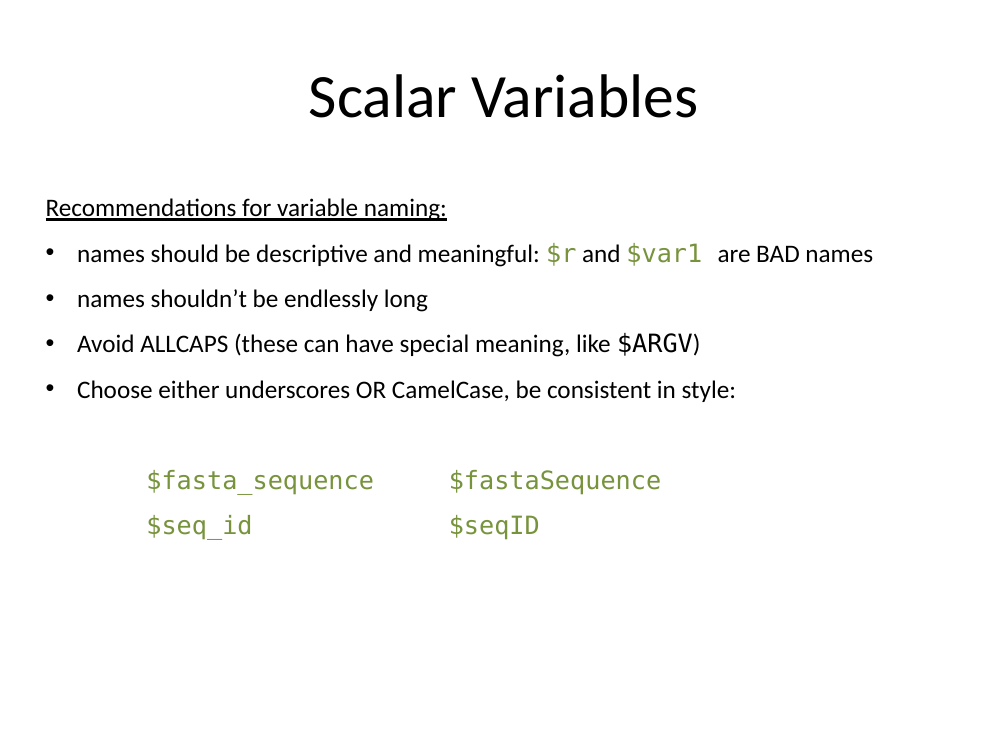
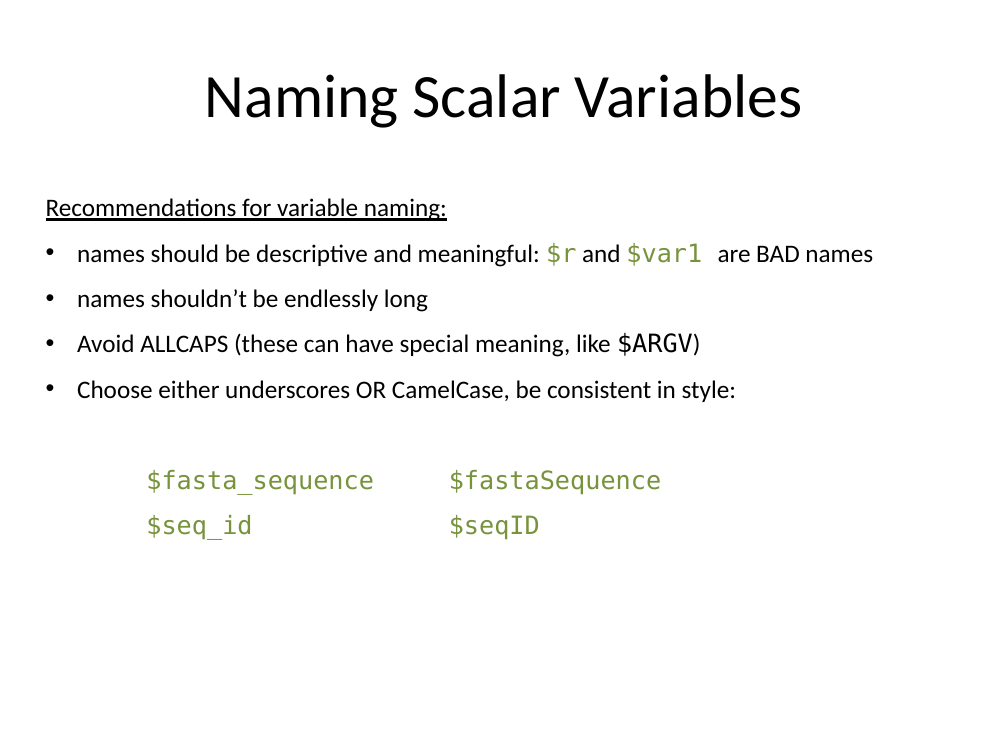
Before and after one commit to kbseah/perlcourse2017, a slide deck: slide 40 of Day1-1_JWI/Day1_intro_scalars_regex.pptx (slide 38 before the commit). Drawn at 1008x756 pixels with LibreOffice and Linux fonts; fonts in the diff are those of the drawing. Boxes give left, top, right and bottom in pixels: in the first picture for what was removed or moved away, otherwise in the second. Text is boxed around its words. In the diff, an @@ line names an element or a change of style, - is before the commit and + after.

```diff
--- a/Day1-1_JWI/Day1_intro_scalars_regex.pptx
+++ b/Day1-1_JWI/Day1_intro_scalars_regex.pptx
@@ title at (205, 74, 802, 128): text changed @@
-Scalar Variables
+Naming Scalar Variables
```
Also in this commit, not shown: 15 other slides changed, 4 slides added, 3 other files.
